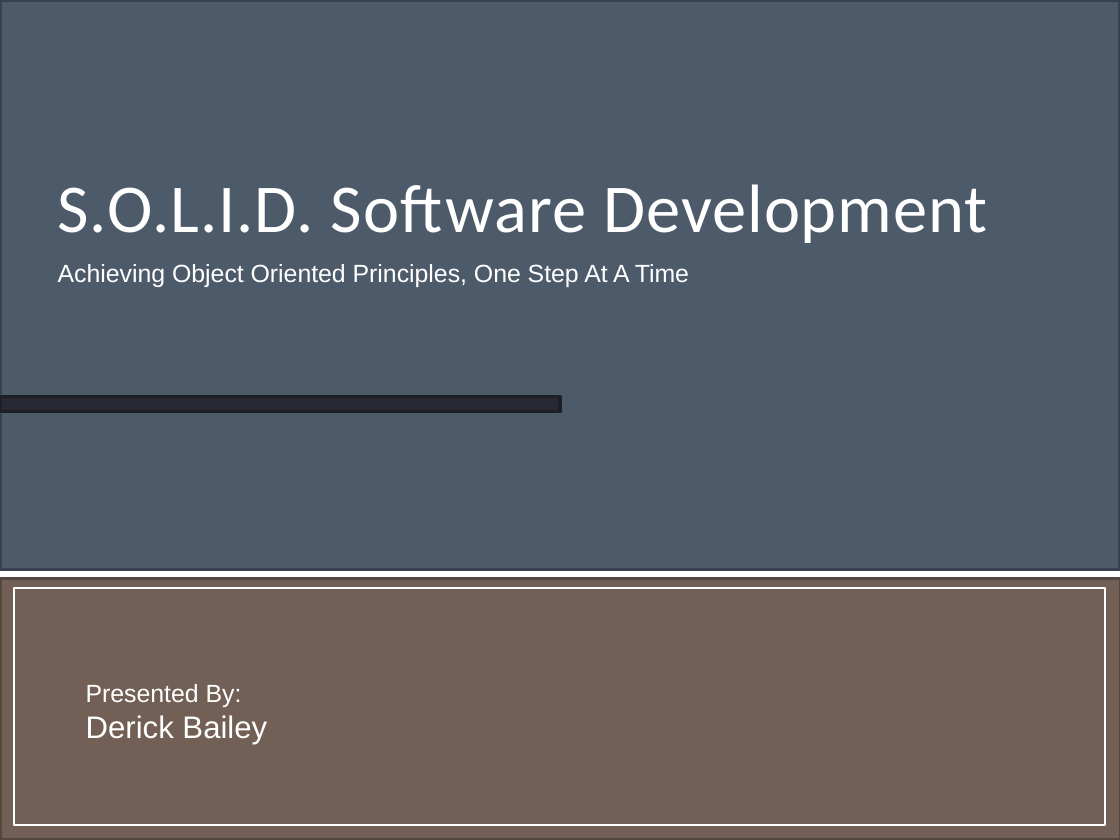
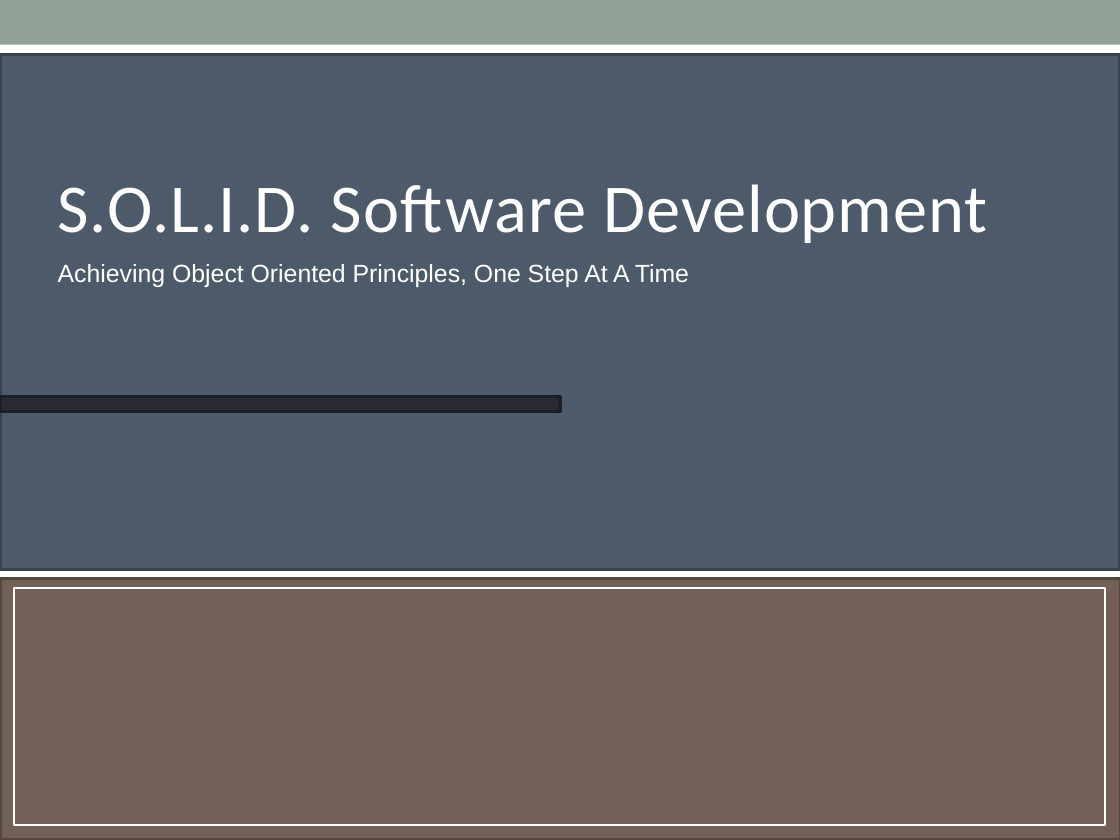
Before and after one commit to mxriverlynn/presentations-and-training, a slide deck: slide 6 of SOLID Principles - Step By Step Code/SOLID Principles Presentation.pptx (slide 2 before the commit). Drawn at 1120x840 pixels with LibreOffice and Linux fonts; fonts in the diff are those of the drawing. Boxes give left, top, right and bottom in pixels: in the first picture for what was removed or moved away, otherwise in the second. Text is boxed around its words. In the diff, an @@ line names an element or a change of style, - is before the commit and + after.

```diff
--- a/SOLID Principles - Step By Step Code/SOLID Principles Presentation.pptx
+++ b/SOLID Principles - Step By Step Code/SOLID Principles Presentation.pptx
@@ rectangle: place and size @@
-rectangle at [0, 0, 1120, 569]
+rectangle at [0, 55, 1120, 570]
@@ text removed at [86, 684, 267, 744] @@
-Presented By:
-Derick Bailey
```
Also in this commit, not shown: 7 other slides changed, 1 slide added.
